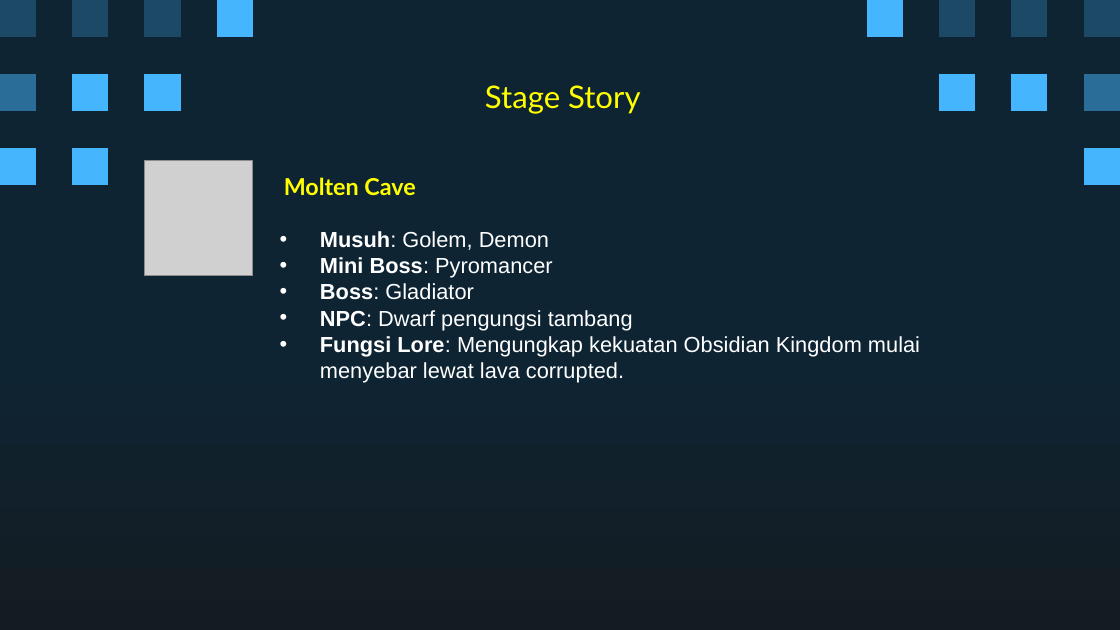
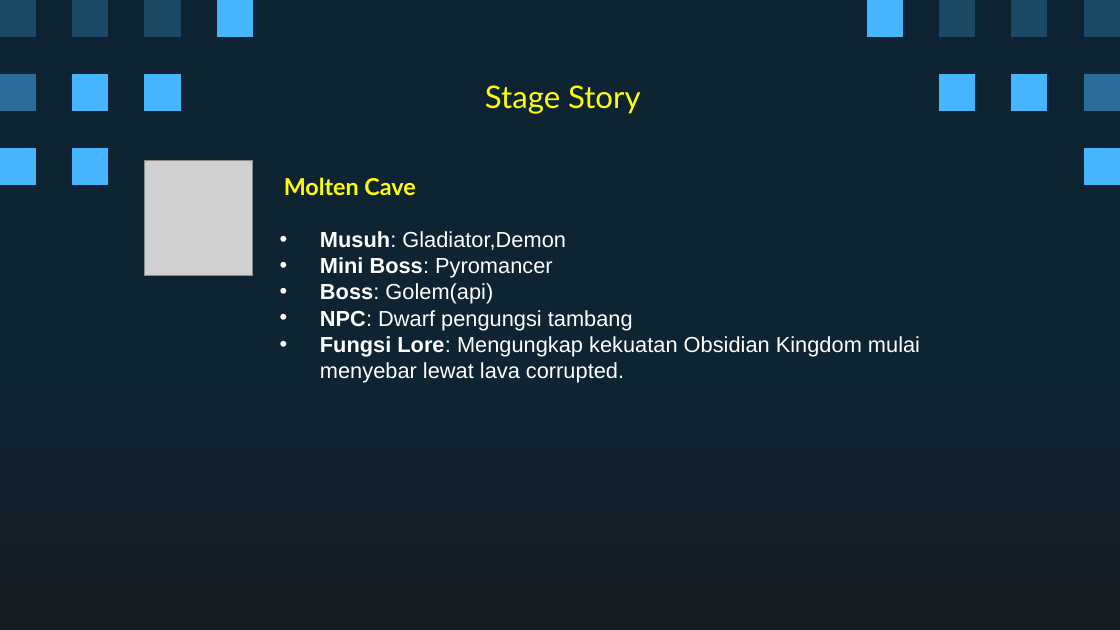
Before and after one commit to Ricardhad/gameProgProject, a slide deck: slide 12 of Super Pixel Vintage Gaming by Slidesgo.pptx. Drawn at 1120x630 pixels with LibreOffice and Linux fonts; fonts in the diff are those of the drawing; grey boxes stand for pictures. Boxes give left, top, right and bottom in pixels: in the first picture for what was removed or moved away, otherwise in the second. Text is boxed around its words. In the diff, an @@ line names an element or a change of style, - is before the commit and + after.

```diff
--- a/Super Pixel Vintage Gaming by Slidesgo.pptx
+++ b/Super Pixel Vintage Gaming by Slidesgo.pptx
@@ subtitle at (x1=320, y1=231, x2=566, y2=250): text changed @@
-• Musuh: Golem, Demon
+• Musuh: Gladiator,Demon
@@ subtitle at (x1=320, y1=283, x2=493, y2=304): text changed @@
-• Boss: Gladiator
+• Boss: Golem(api)
```
Also in this commit, not shown: 9 other slides changed, 1 slide added.
